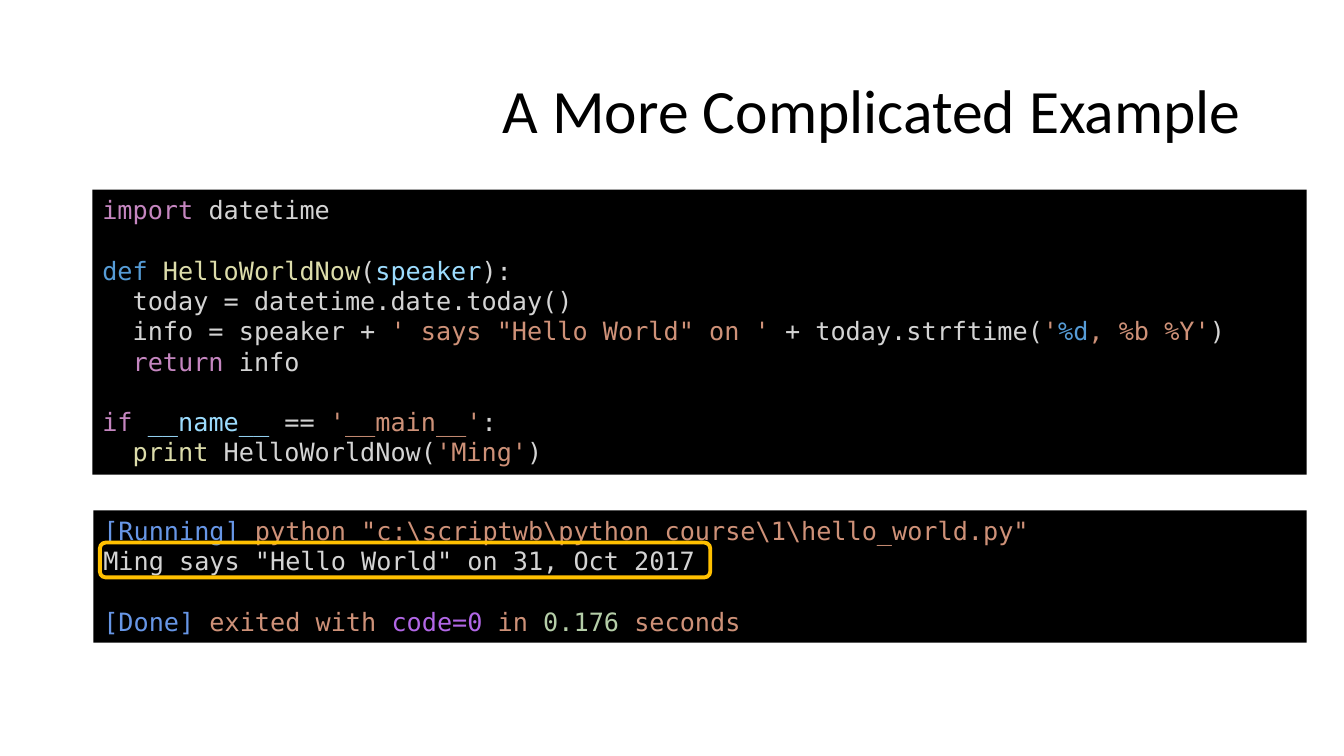
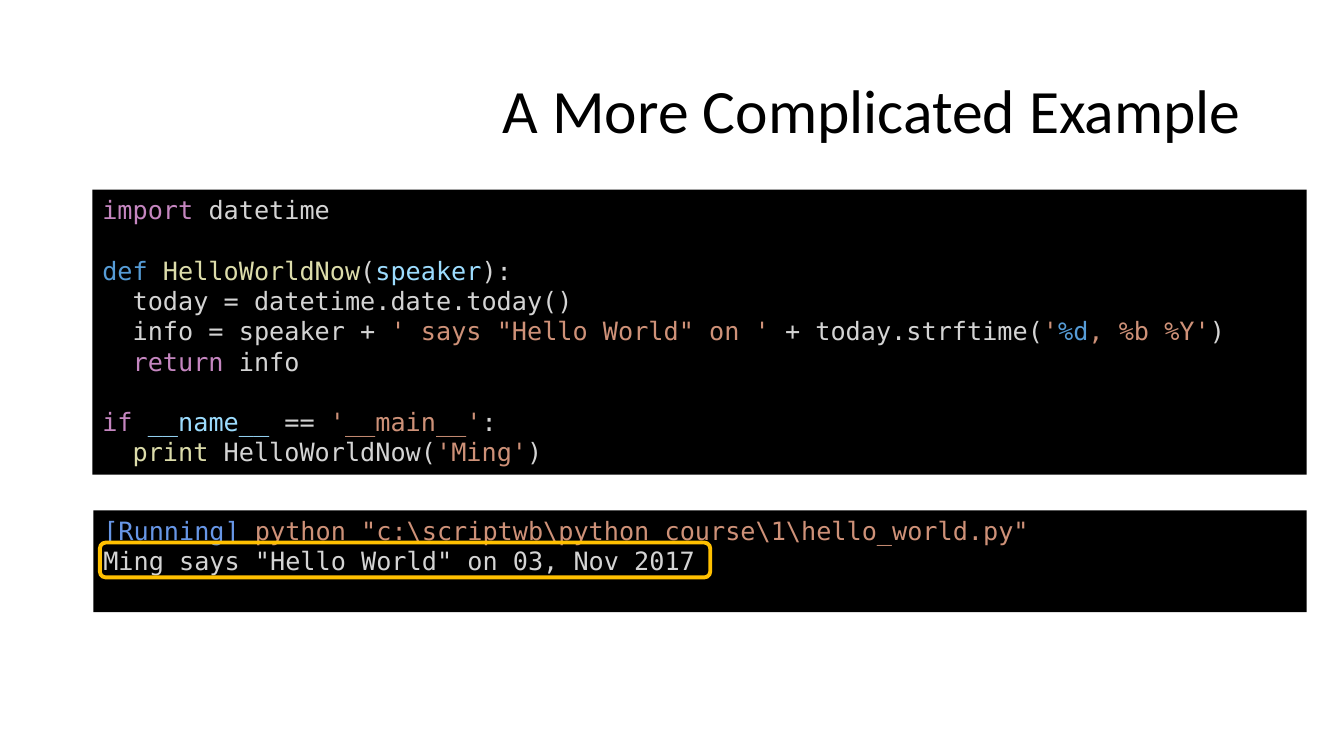
Before and after one commit to alexluliu/python101, a slide deck: slide 10 of 1/class 1.pptx. Drawn at 1344x756 pixels with LibreOffice and Linux fonts; fonts in the diff are those of the drawing; background and template pictures are left out. Boxes give left, top, right and bottom in pixels: in the first picture for what was removed or moved away, otherwise in the second. Text is boxed around its words. In the diff, an @@ line names an element or a change of style, - is before the commit and + after.

```diff
--- a/1/class 1.pptx
+++ b/1/class 1.pptx
@@ rectangle "[Running] python "c:\scriptwb\python course\1\hello_world.py ...": place and size @@
-rectangle "[Running] python "c:\scriptwb\python course\1\hello_world.py ..." at box(94, 510, 1308, 642)
+rectangle "[Running] python "c:\scriptwb\python course\1\hello_world.py ..." at box(94, 510, 1308, 612)
@@ text in rectangle at box(103, 550, 695, 576): text changed @@
-Ming says "Hello World" on 31, Oct 2017
-[Done] exited with code=0 in 0.176 seconds
+Ming says "Hello World" on 03, Nov 2017
```
Also in this commit, not shown: 9 other slides changed, 1 other file.
